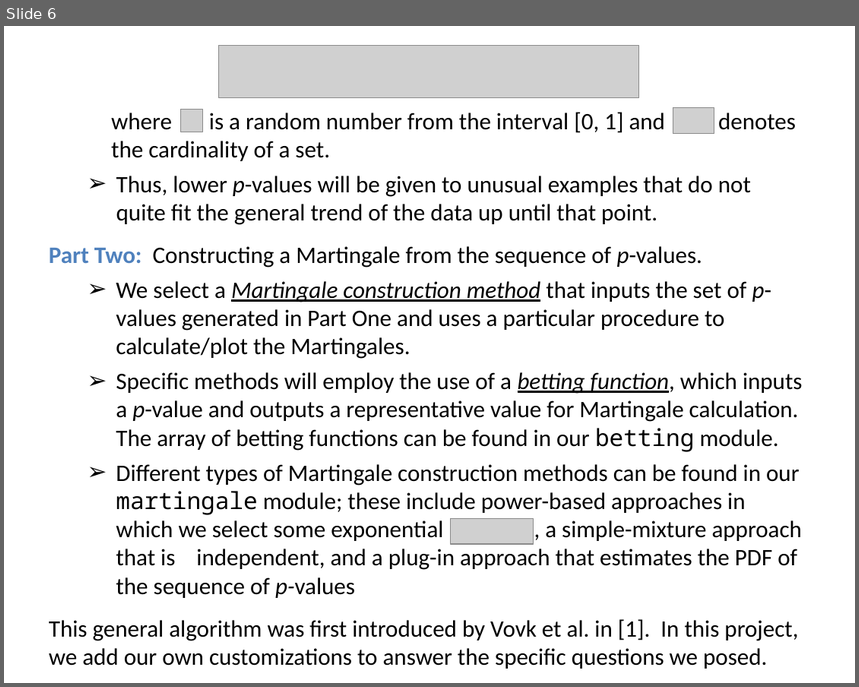
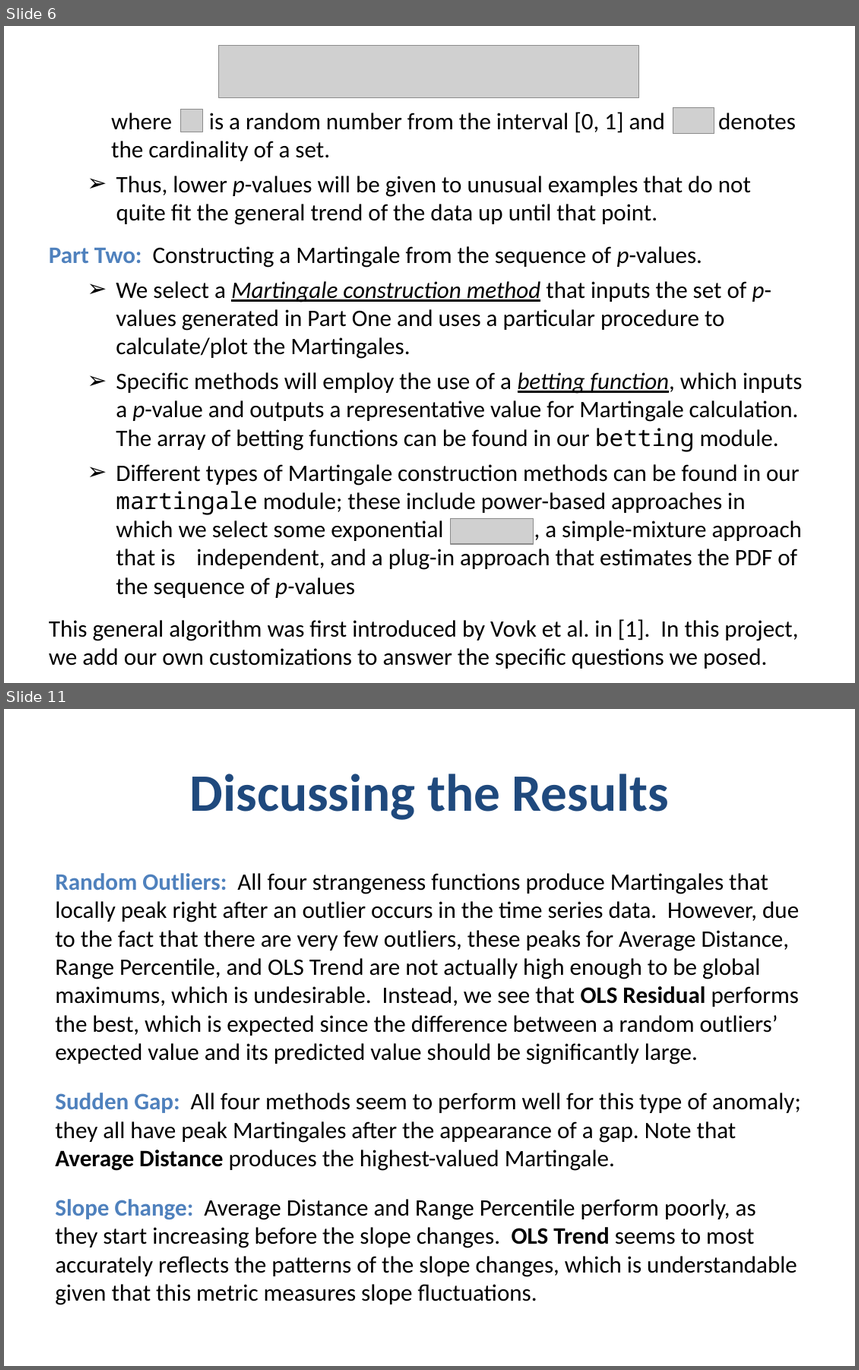
Before and after one commit to al5250/cs109a_project, a slide deck: slides.pptx. Shown one above the other, each under a label of ours: slide 6 before the commit, slides 6 and 11 after it; the slides between them are not shown. The pictures are 859x687 and 859x1370 pixels, drawn with LibreOffice and Linux fonts; fonts in the diff are those of the drawing; grey boxes stand for pictures; background and template pictures are left out. Boxes give left, top, right and bottom in pixels: in the first picture for what was removed or moved away, otherwise in the second. Text is boxed around its words. In the diff, an @@ line names an element or a change of style, - is before the commit and + after.

```diff
--- a/slides.pptx
+++ b/slides.pptx
@@ slide 11 added at (x1=4, y1=709, x2=855, y2=1366), background #FFFFFF @@
@@ title added at (x1=190, y1=774, x2=669, y2=820), 49 pt, text #1F497D, bold @@
+Discussing the Results
@@ text added at (x1=55, y1=873, x2=801, y2=1306), 22 pt, text #000000 @@
+Random Outliers: All four strangeness functions produce Martingales that locally peak right after an outlier occurs in the time series data. However, due to the fact that there are very few outliers, these peaks for Average Distance, Range Percentile, and OLS Trend are not actually high enough to be global maximums, which is undesirable. Instead, we see that OLS Residual performs the best, which is expected since the difference between a random outliers’ expected value and its predicted value should be significantly large.
+Sudden Gap: All four methods seem to perform well for this type of anomaly; they all have peak Martingales after the appearance of a gap. Note that Average Distance produces the highest-valued Martingale.
+Slope Change: Average Distance and Range Percentile perform poorly, as they start increasing before the slope changes. OLS Trend seems to most accurately reflects the patterns of the slope changes, which is understandable given that this metric measures slope fluctuations.
```
Also in this commit, not shown: 2 slides changed, 9 other slides added, 1 slide removed.
